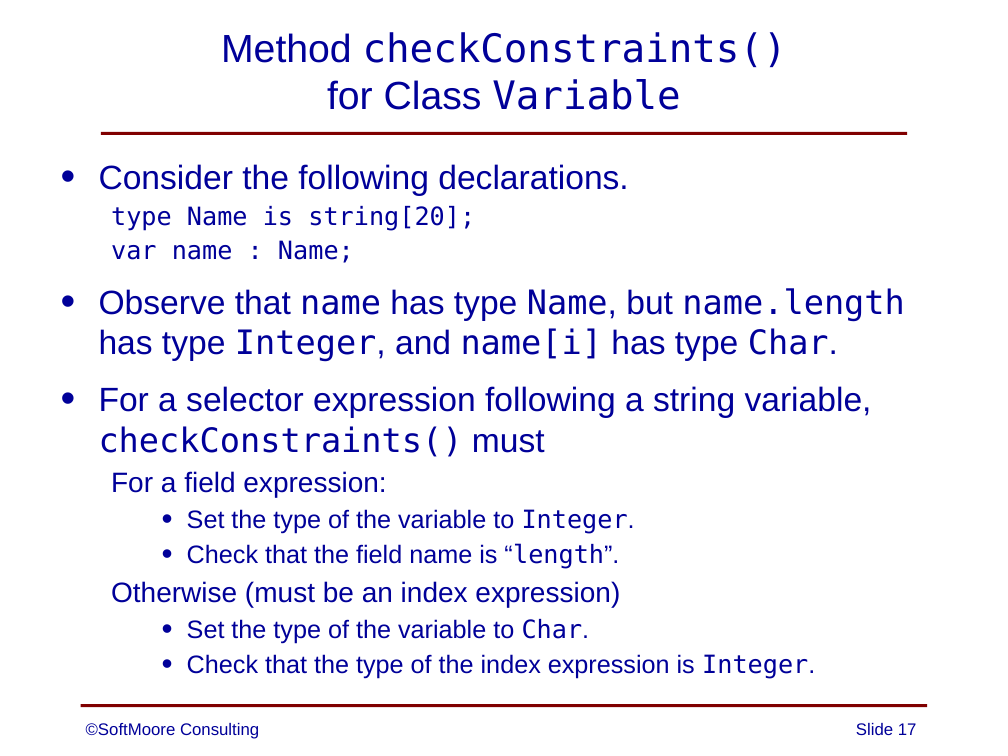
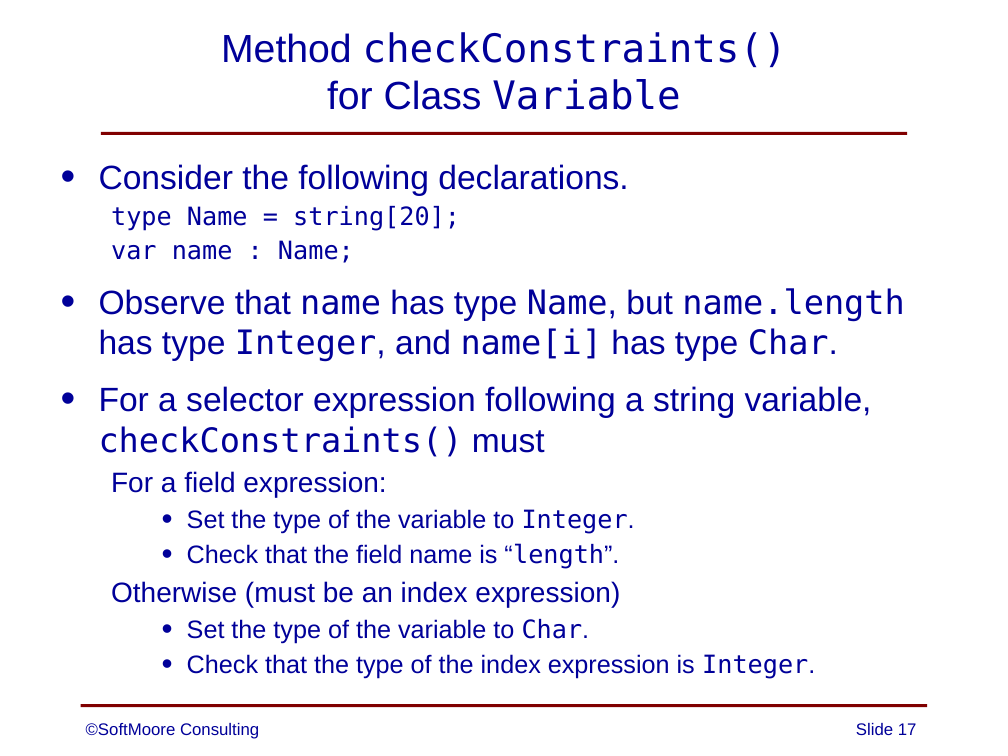
Before and after one commit to SoftMoore/CPRL-Kt-2nd, a slide deck: slide 17 of PowerPoints/15 - Strings.pptx. Drawn at 1008x756 pixels with LibreOffice and Linux fonts; fonts in the diff are those of the drawing. Boxes give left, top, right and bottom in pixels: in the first picture for what was removed or moved away, otherwise in the second. Text is boxed around its words. In the diff, an @@ line names an element or a change of style, - is before the commit and + after.

```diff
--- a/PowerPoints/15 - Strings.pptx
+++ b/PowerPoints/15 - Strings.pptx
@@ text at [111, 206, 460, 231]: text changed @@
-  type Name is string[20];
+  type Name = string[20];
```
Also in this commit, not shown: 1 other file.
